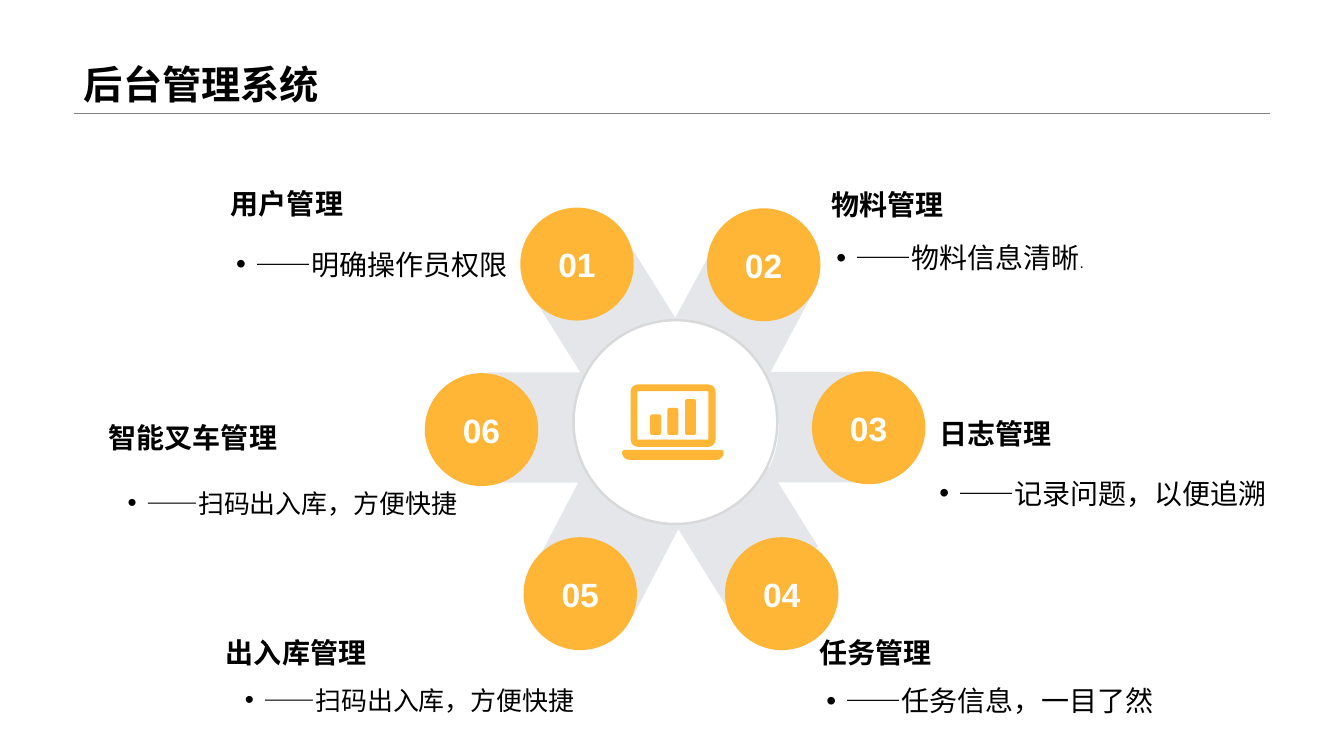
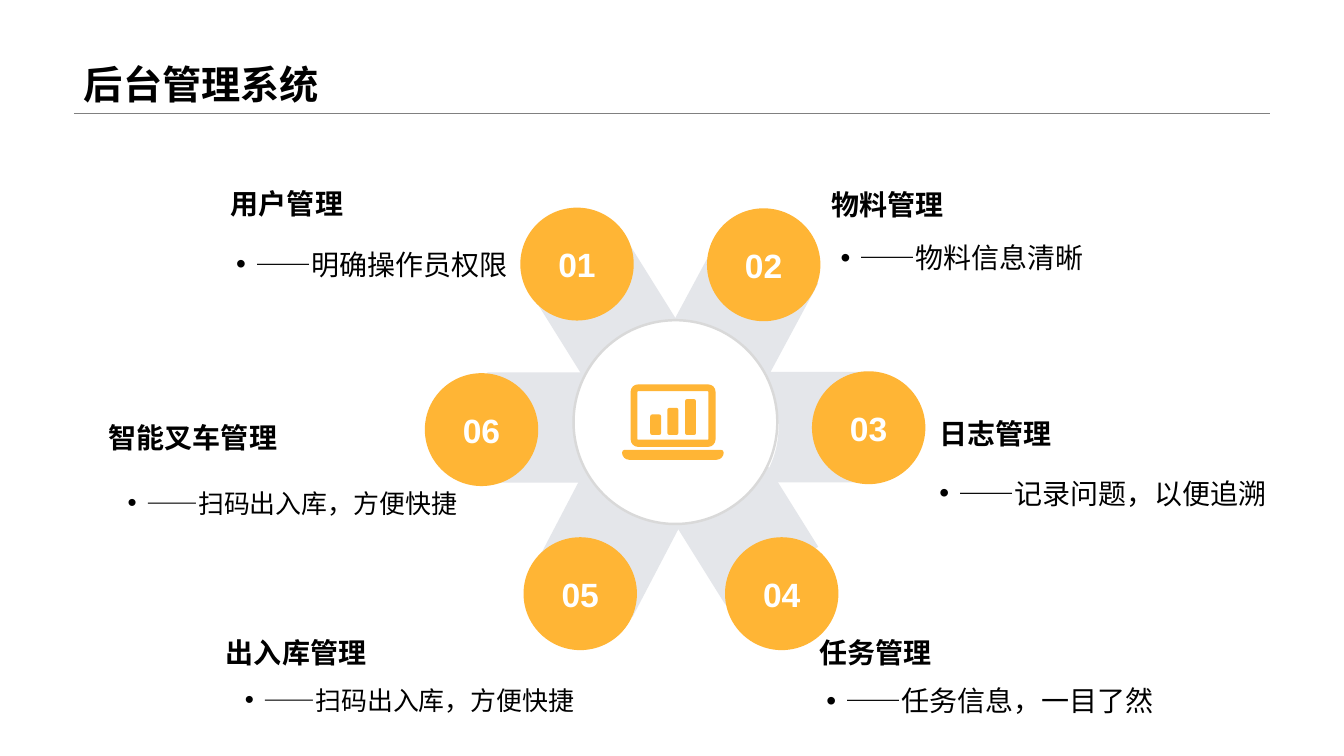
Before and after one commit to Samsuik686/UW, a slide deck: slide 12 of Document/产品发布/产品介绍/UW无人仓库宣传.pptx. Drawn at 1344x756 pixels with LibreOffice and Linux fonts; fonts in the diff are those of the drawing; background and template pictures are left out. Boxes give left, top, right and bottom in pixels: in the first picture for what was removed or moved away, otherwise in the second. Text is boxed around its words. In the diff, an @@ line names an element or a change of style, - is before the commit and + after.

```diff
--- a/Document/产品发布/产品介绍/UW无人仓库宣传.pptx
+++ b/Document/产品发布/产品介绍/UW无人仓库宣传.pptx
@@ text at [860, 244, 1084, 271]: text changed @@
-• ——物料信息清晰.
+• ——物料信息清晰
```
Also in this commit, not shown: 1 other slide changed.
